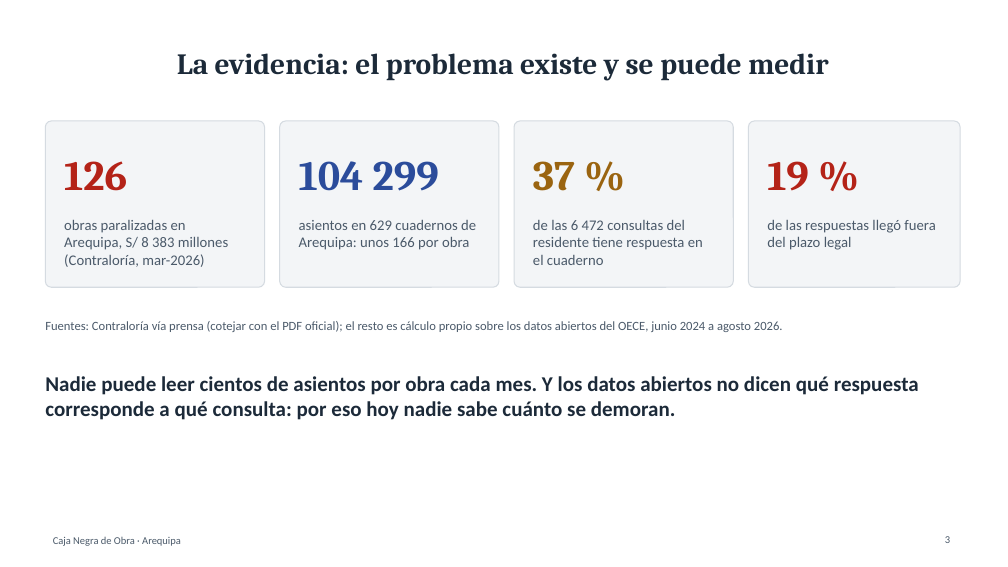
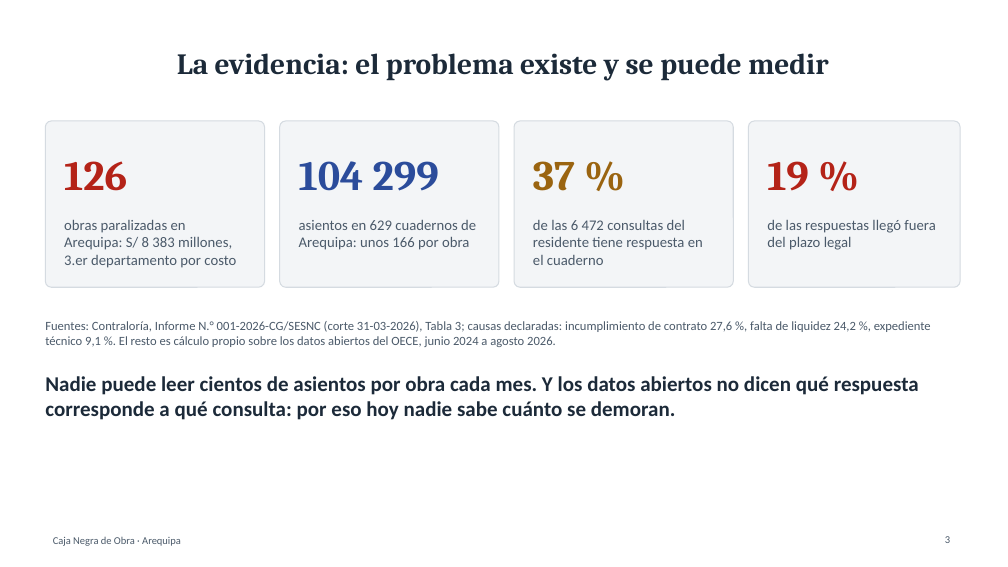
Before and after one commit to OwerLopez/caja-negra-obras, a slide deck: slide 3 of diapositivas/Caja_Negra_de_Obra.pptx. Drawn at 1008x567 pixels with LibreOffice and Linux fonts; fonts in the diff are those of the drawing. Boxes give left, top, right and bottom in pixels: in the first picture for what was removed or moved away, otherwise in the second. Text is boxed around its words. In the diff, an @@ line names an element or a change of style, - is before the commit and + after.

```diff
--- a/diapositivas/Caja_Negra_de_Obra.pptx
+++ b/diapositivas/Caja_Negra_de_Obra.pptx
@@ text at bbox=[64, 220, 236, 268]: text changed @@
-obras paralizadas en Arequipa, S/ 8 383 millones (Contraloría, mar-2026)
+obras paralizadas en Arequipa: S/ 8 383 millones, 3.er departamento por costo
@@ text at bbox=[45, 321, 931, 347]: text changed @@
-Fuentes: Contraloría vía prensa (cotejar con el PDF oficial); el resto es cálculo propio sobre los datos abiertos del OECE, junio 2024 a agosto 2026.
+Fuentes: Contraloría, Informe N.° 001-2026-CG/SESNC (corte 31-03-2026), Tabla 3; causas declaradas: incumplimiento de contrato 27,6 %, falta de liquidez 24,2 %, expediente técnico 9,1 %. El resto es cálculo propio sobre los datos abiertos del OECE, junio 2024 a agosto 2026.
```
Also in this commit, not shown: 13 other slides changed, 5 slides added, 6 other files.
